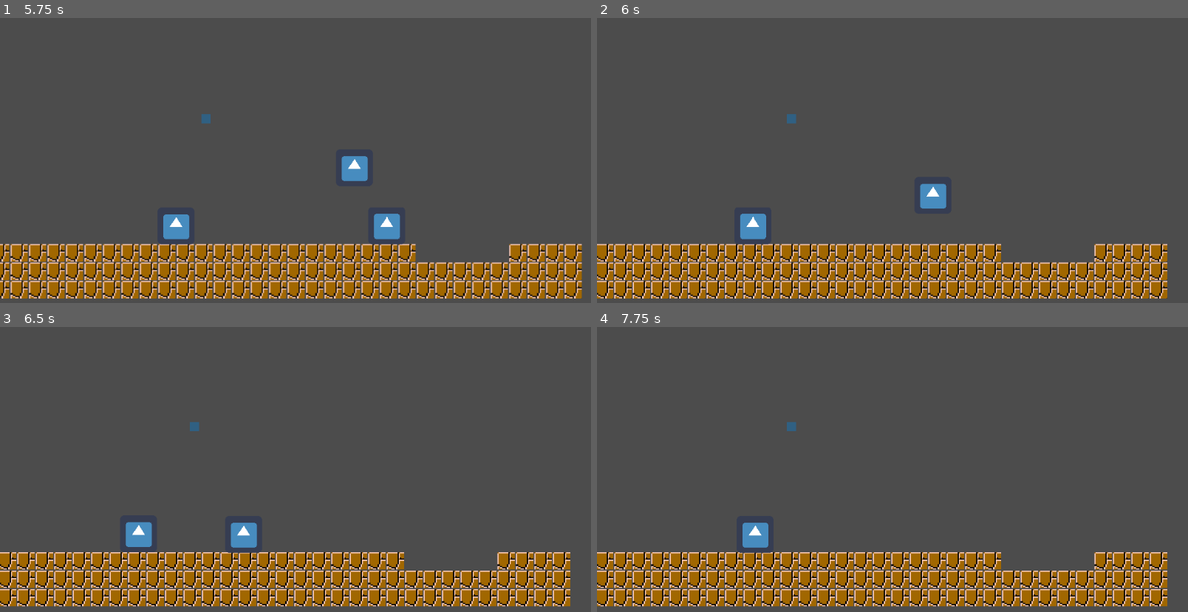
Above: before the commit, frames 1-4 (two rows, left to right).
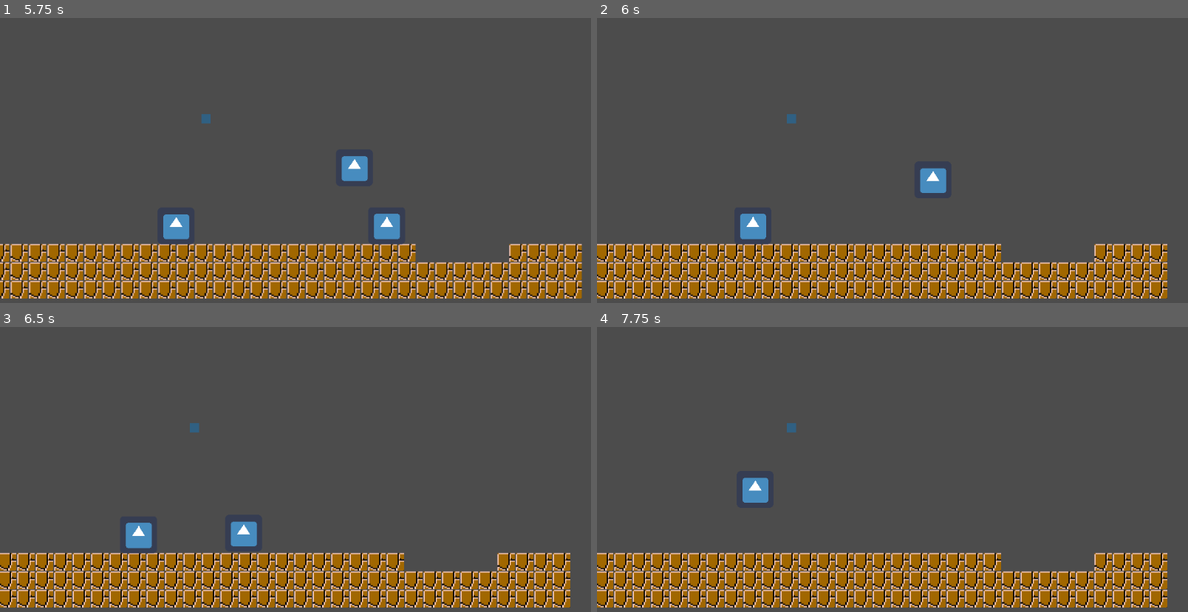
Above: after the commit, the same moments.

Repository: kmaxare/project-one
Game: Godot game, scene res://scenes/levels/level-test.tscn
Same seed, same stepped clock (60 frames per second), same inputs: the game is played once before the commit and once after it. This scene is started directly instead of the project's main scene. The engine's default icon, where the game draws it, is replaced by a stand-in: a white triangle on a blue panel in a dark square.
Inputs:
- Up to frame 1 (5.75 s): hold Right (ui_right) 0.53-2.03 s; tap M (m) every 0.75 s from 0.6 to 5.1 s; hold Left (ui_left) 2.03-2.78 s; hold Right (ui_right) 2.78-4.28 s; hold Left (ui_left) 4.28-5.03 s; hold Right (ui_right) from 5.03 s (still down)
- Up to frame 2 (6 s): release Right (ui_right) at 5.78 s; hold Left (ui_left) from 5.78 s (still down); tap M (m) at 5.85 s
- Up to frame 3 (6.5 s): keep holding Left (ui_left)
- Up to frame 4 (7.75 s): tap M (m) at 6.6, 7.35 s; release Left (ui_left) at 7.28 s; hold Right (ui_right) from 7.28 s (still down)

Frame 1 is identical in both runs. In frame 2, 0.5% of the frame differs, in the area x 54-60%, y 52-67%; in frame 3, 6.5%; in frame 4, 7.1%, in the area x 0-97%, y 33-99%.

Commit message:
Agregando segundo salto al personaje

Diff:
--- a/scripts/characters/enemy/enemigo-uno.gd
+++ b/scripts/characters/enemy/enemigo-uno.gd
@@ -31,8 +31,8 @@
 	if is_on_floor():
 		move.y = 0
 
-func muerte(deadTipe):
-	if (deadTipe == 'crushed'):
+func death(deathTipe) -> void:
+	if (deathTipe == 'crushed'):
 		# Animacion de aplastamiento
 		# Animacion muerte
 		print('Muerte por aplastamiento')
--- a/scripts/characters/player/Player.gd
+++ b/scripts/characters/player/Player.gd
@@ -20,7 +20,6 @@
 func _physics_process(_delta):
 	move()
 	#velocity = move_and_slide(velocity, VectorUP)
-
 	# metodo para el salto del personaje con la tecla "M", sobre una loza o base.
 	if Input.is_action_just_pressed("m") and is_on_floor():
 		velocity.y = JUMPFORCE
@@ -29,14 +28,7 @@
 	velocity = move_and_slide(velocity, Vector2.UP)
 	velocity.x = lerp(velocity.x,0,0.2)
 
-	if($RaycastBottLeft.is_colliding() or $RaycastBottRight.is_colliding()):
-		var object_coll
-		if ($RaycastBottLeft.is_colliding()):
-			object_coll = $RaycastBottLeft.get_collider()
-		elif ($RaycastBottRight.is_colliding()):
-			object_coll = $RaycastBottRight.get_collider()
-
-		if (object_coll.is_in_group("enemy")): object_coll.muerte('crushed')
+	smash()
 
 
 func move():
@@ -72,3 +64,16 @@
 func gameOver():
 	# Estado del personaje muerto
 	pass
+
+
+func smash() -> void:
+	if($RaycastBottLeft.is_colliding() or $RaycastBottRight.is_colliding()):
+		var object_coll
+		if ($RaycastBottLeft.is_colliding()):
+			object_coll = $RaycastBottLeft.get_collider()
+		elif ($RaycastBottRight.is_colliding()):
+			object_coll = $RaycastBottRight.get_collider()
+
+		if (object_coll.is_in_group("enemy")):
+			object_coll.death('crushed')
+			velocity.y = JUMPFORCE / 2 # Pequeño salto
